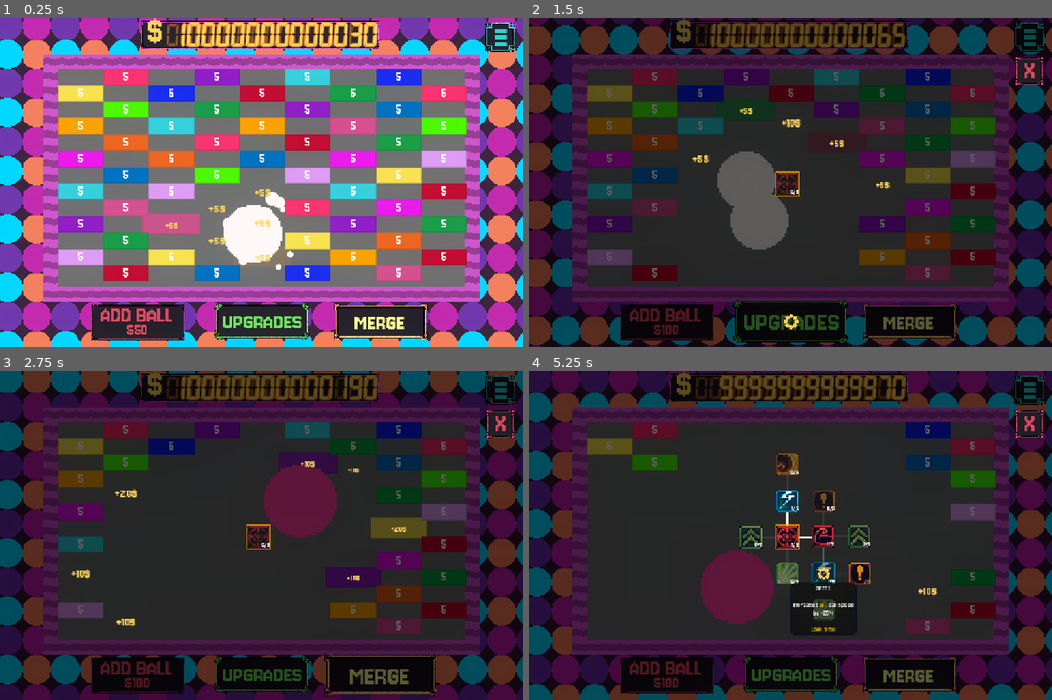
Above: before the commit, frames 1-4 (two rows, left to right).
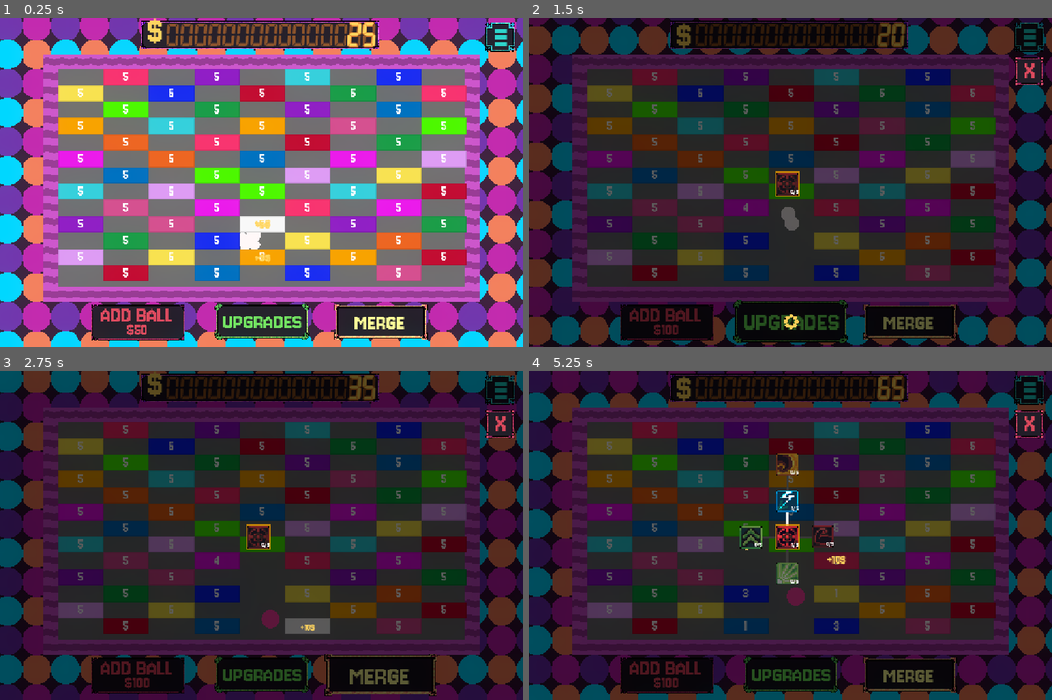
Above: after the commit, the same moments.

Repository: LeviathanGamez/Ouroborb
Game: Godot game, scene res://scenes/Game.tscn
Two runs of this game, one before a commit and one after it. Both use one fixed random seed, a clock stepped at 60 frames per second and the inputs below. This scene is started directly instead of the project's main scene. Sound files missing from this copy of the repository are replaced by a short silence.
Inputs (mouse positions are in pixels of both pictures, inside the frame that each line leads up to):
- Up to frame 1 (0.25 s): no input
- Up to frame 2 (1.5 s): click "ADD BALL" at 0.5 s; click "UPGRADES" at 1.25 s
- Up to frame 3 (2.75 s): click "MERGE" at 2 s
- Up to frame 4 (5.25 s): click (785, 538) at 2.75 s; click (821, 535) at 3.5 s; click (785, 502) at 4.27 s; click (821, 574) at 5.02 s

The runs differ from the first frame. In frame 1, 4.9% of the frame differs, in the area x 27-73%, y 1-77%; in frame 2, 12%; in frame 3, 16%; in frame 4, 22%, in the area x 11-90%, y 0-81%.

Commit message:
Rebalanced

Diff:
--- a/new-game-project/scenes/skill_tree.tscn
+++ b/new-game-project/scenes/skill_tree.tscn
@@ -84,7 +84,7 @@
 offset_right = 130.0
 disabled = true
 stats = ExtResource("16_66wtt")
-price = 1000000
+price = 10000000
 price_type = 1
 
 [node name="UpgradeButton3" parent="UpgradeButton/UpgradeButton2" unique_id=421192538 instance=ExtResource("1_ty3n3")]
@@ -115,7 +115,7 @@
 pivot_offset = Vector2(24.5, 24)
 disabled = true
 stats = ExtResource("8_2gejb")
-price = 100000
+price = 300000
 price_type = 1
 
 [node name="UpgradeButton4" parent="UpgradeButton/UpgradeButton2/UpgradeButton3" unique_id=1037694916 instance=ExtResource("1_ty3n3")]
@@ -178,7 +178,7 @@
 offset_right = 130.0
 disabled = true
 stats = ExtResource("10_qredw")
-price = 400000000
+price = 300000000
 price_type = 1
 
 [node name="UpgradeButton2" parent="UpgradeButton/UpgradeButton2/UpgradeButton3/UpgradeButton4" unique_id=784661668 instance=ExtResource("1_ty3n3")]
@@ -236,7 +236,7 @@
 offset_bottom = 48.0
 disabled = true
 stats = ExtResource("8_2gejb")
-price = 400000
+price = 600000
 price_type = 1
 
 [node name="UpgradeButton8" parent="UpgradeButton/UpgradeButton2/UpgradeButton4" unique_id=140311359 instance=ExtResource("1_ty3n3")]
@@ -284,7 +284,7 @@
 offset_right = 130.0
 disabled = true
 stats = ExtResource("10_qredw")
-price = 300000000
+price = 500000000
 price_type = 1
 
 [node name="UpgradeButton3" parent="UpgradeButton/UpgradeButton2/UpgradeButton4/UpgradeButton8/UpgradeButton7/UpgradeButton2" unique_id=1875156986 instance=ExtResource("1_ty3n3")]
@@ -341,7 +341,7 @@
 pivot_offset = Vector2(24.5, 24)
 disabled = true
 stats = ExtResource("15_jrpp7")
-price = 1000000000
+price = 10000000000
 price_type = 1
 
 [node name="UpgradeButton4" parent="UpgradeButton" unique_id=1001070309 instance=ExtResource("1_ty3n3")]
@@ -401,7 +401,77 @@
 price = 5000
 price_type = 1
 
-[node name="UpgradeButton5" parent="UpgradeButton/UpgradeButton4/UpgradeButton5/UpgradeButton5" unique_id=1193938932 instance=ExtResource("1_ty3n3")]
+[node name="UpgradeButton4" parent="UpgradeButton/UpgradeButton4/UpgradeButton5/UpgradeButton5" unique_id=2108367170 instance=ExtResource("1_ty3n3")]
+layout_mode = 0
+offset_top = -80.0
+offset_right = 48.0
+offset_bottom = -32.0
+disabled = true
+stats = ExtResource("5_h52vt")
+price = 8000
+price_type = 1
+
+[node name="UpgradeButton3" parent="UpgradeButton/UpgradeButton4/UpgradeButton5/UpgradeButton5/UpgradeButton4" unique_id=1739982006 instance=ExtResource("1_ty3n3")]
+layout_mode = 0
+offset_top = -80.0
+offset_bottom = -32.0
+pivot_offset = Vector2(24.5, 24)
+disabled = true
+stats = ExtResource("12_mxcng")
+price = 100000
+price_type = 1
+
+[node name="UpgradeButton5" parent="UpgradeButton/UpgradeButton4/UpgradeButton5/UpgradeButton5/UpgradeButton4" unique_id=644512071 instance=ExtResource("1_ty3n3")]
+layout_mode = 0
+offset_left = -80.0
+offset_right = -32.0
+offset_bottom = 48.0
+disabled = true
+stats = ExtResource("11_qredw")
+price = 300000
+price_type = 1
+
+[node name="UpgradeButton5" parent="UpgradeButton/UpgradeButton4/UpgradeButton5/UpgradeButton5/UpgradeButton4/UpgradeButton5" unique_id=587411464 instance=ExtResource("1_ty3n3")]
+layout_mode = 0
+offset_left = -80.0
+offset_right = -32.0
+offset_bottom = 48.0
+disabled = true
+stats = ExtResource("16_mxcng")
+price = 40000000
+price_type = 1
+
+[node name="UpgradeButton6" parent="UpgradeButton/UpgradeButton4/UpgradeButton5/UpgradeButton5/UpgradeButton4/UpgradeButton5" unique_id=587479641 instance=ExtResource("1_ty3n3")]
+layout_mode = 0
+offset_top = -80.0
+offset_right = 48.0
+offset_bottom = -32.0
+disabled = true
+stats = ExtResource("4_bfm8x")
+price = 200000000
+price_type = 1
+
+[node name="UpgradeButton5" parent="UpgradeButton/UpgradeButton4/UpgradeButton5/UpgradeButton5/UpgradeButton4/UpgradeButton5/UpgradeButton6" unique_id=1313160936 instance=ExtResource("1_ty3n3")]
+layout_mode = 0
+offset_left = -80.0
+offset_right = -32.0
+offset_bottom = 48.0
+disabled = true
+stats = ExtResource("10_qredw")
+price = 500000000
+price_type = 1
+
+[node name="UpgradeButton6" parent="UpgradeButton/UpgradeButton4/UpgradeButton5/UpgradeButton5" unique_id=1804944024 instance=ExtResource("1_ty3n3")]
+layout_mode = 0
+offset_left = -80.0
+offset_right = -32.0
+offset_bottom = 48.0
+disabled = true
+stats = ExtResource("12_n0rm1")
+price = 50000
+price_type = 1
+
+[node name="UpgradeButton5" parent="UpgradeButton/UpgradeButton4/UpgradeButton5/UpgradeButton5/UpgradeButton6" unique_id=1193938932 instance=ExtResource("1_ty3n3")]
 layout_mode = 0
 offset_left = -80.0
 offset_right = -32.0
@@ -411,76 +481,6 @@
 price = 30000
 price_type = 1
 
-[node name="UpgradeButton5" parent="UpgradeButton/UpgradeButton4/UpgradeButton5/UpgradeButton5/UpgradeButton5" unique_id=1804944024 instance=ExtResource("1_ty3n3")]
-layout_mode = 0
-offset_left = -80.0
-offset_right = -32.0
-offset_bottom = 48.0
-disabled = true
-stats = ExtResource("12_n0rm1")
-price = 50000
-price_type = 1
-
-[node name="UpgradeButton4" parent="UpgradeButton/UpgradeButton4/UpgradeButton5/UpgradeButton5" unique_id=2108367170 instance=ExtResource("1_ty3n3")]
-layout_mode = 0
-offset_top = -80.0
-offset_right = 48.0
-offset_bottom = -32.0
-disabled = true
-stats = ExtResource("5_h52vt")
-price = 8000
-price_type = 1
-
-[node name="UpgradeButton3" parent="UpgradeButton/UpgradeButton4/UpgradeButton5/UpgradeButton5/UpgradeButton4" unique_id=1739982006 instance=ExtResource("1_ty3n3")]
-layout_mode = 0
-offset_top = -80.0
-offset_bottom = -32.0
-pivot_offset = Vector2(24.5, 24)
-disabled = true
-stats = ExtResource("12_mxcng")
-price = 30000
-price_type = 1
-
-[node name="UpgradeButton5" parent="UpgradeButton/UpgradeButton4/UpgradeButton5/UpgradeButton5/UpgradeButton4" unique_id=644512071 instance=ExtResource("1_ty3n3")]
-layout_mode = 0
-offset_left = -80.0
-offset_right = -32.0
-offset_bottom = 48.0
-disabled = true
-stats = ExtResource("11_qredw")
-price = 300000
-price_type = 1
-
-[node name="UpgradeButton5" parent="UpgradeButton/UpgradeButton4/UpgradeButton5/UpgradeButton5/UpgradeButton4/UpgradeButton5" unique_id=587411464 instance=ExtResource("1_ty3n3")]
-layout_mode = 0
-offset_left = -80.0
-offset_right = -32.0
-offset_bottom = 48.0
-disabled = true
-stats = ExtResource("16_mxcng")
-price = 10000000
-price_type = 1
-
-[node name="UpgradeButton6" parent="UpgradeButton/UpgradeButton4/UpgradeButton5/UpgradeButton5/UpgradeButton4/UpgradeButton5" unique_id=587479641 instance=ExtResource("1_ty3n3")]
-layout_mode = 0
-offset_top = -80.0
-offset_right = 48.0
-offset_bottom = -32.0
-disabled = true
-stats = ExtResource("4_bfm8x")
-price = 200000000
-price_type = 1
-
-[node name="UpgradeButton5" parent="UpgradeButton/UpgradeButton4/UpgradeButton5/UpgradeButton5/UpgradeButton4/UpgradeButton5/UpgradeButton6" unique_id=1313160936 instance=ExtResource("1_ty3n3")]
-layout_mode = 0
-offset_left = -80.0
-offset_right = -32.0
-offset_bottom = 48.0
-disabled = true
-stats = ExtResource("10_qredw")
-price = 500000000
-price_type = 1
-
 [node name="UpgradeButton6" parent="UpgradeButton/UpgradeButton4/UpgradeButton5" unique_id=1742294755 instance=ExtResource("1_ty3n3")]
 layout_mode = 0
 offset_top = -80.0
@@ -498,7 +498,7 @@
 pivot_offset = Vector2(24.5, 24)
 disabled = true
 stats = ExtResource("16_66wtt")
-price = 100000
+price = 10000000
 price_type = 1
 
 [node name="UpgradeButton7" parent="UpgradeButton/UpgradeButton4" unique_id=1485840593 instance=ExtResource("1_ty3n3")]
@@ -520,17 +520,7 @@
 price = 5000
 price_type = 1
 
-[node name="UpgradeButton5" parent="UpgradeButton/UpgradeButton4/UpgradeButton7/UpgradeButton6" unique_id=2047951827 instance=ExtResource("1_ty3n3")]
-layout_mode = 0
-offset_left = -80.0
-offset_right = -32.0
-offset_bottom = 48.0
-disabled = true
-stats = ExtResource("3_dvtuv")
-price = 5000
-price_type = 1
-
-[node name="UpgradeButton5" parent="UpgradeButton/UpgradeButton4/UpgradeButton7/UpgradeButton6/UpgradeButton5" unique_id=1898091917 instance=ExtResource("1_ty3n3")]
+[node name="UpgradeButton6" parent="UpgradeButton/UpgradeButton4/UpgradeButton7/UpgradeButton6" unique_id=1898091917 instance=ExtResource("1_ty3n3")]
 layout_mode = 0
 offset_left = -80.0
 offset_right = -32.0
@@ -540,6 +530,16 @@
 price = 100000
 price_type = 1
 
+[node name="UpgradeButton5" parent="UpgradeButton/UpgradeButton4/UpgradeButton7/UpgradeButton6/UpgradeButton6" unique_id=2047951827 instance=ExtResource("1_ty3n3")]
+layout_mode = 0
+offset_left = -80.0
+offset_right = -32.0
+offset_bottom = 48.0
+disabled = true
+stats = ExtResource("3_dvtuv")
+price = 100000
+price_type = 1
+
 [node name="UpgradeButton7" parent="UpgradeButton/UpgradeButton4/UpgradeButton7" unique_id=953210013 instance=ExtResource("1_ty3n3")]
 layout_mode = 0
 offset_top = 80.0
@@ -577,7 +577,7 @@
 offset_bottom = 48.0
 disabled = true
 stats = ExtResource("16_66wtt")
-price = 400000
+price = 800000
 price_type = 1
 
 [node name="UpgradeButton5" parent="UpgradeButton/UpgradeButton4/UpgradeButton7/UpgradeButton7/UpgradeButton7/UpgradeButton5" unique_id=1776702426 instance=ExtResource("1_ty3n3")]
@@ -607,7 +607,7 @@
 offset_bottom = 48.0
 disabled = true
 stats = ExtResource("10_qredw")
-price = 100000000
+price = 300000001
 price_type = 1
 
 [node name="UpgradeButton8" parent="UpgradeButton/UpgradeButton4/UpgradeButton7/UpgradeButton7" unique_id=1710796109 instance=ExtResource("1_ty3n3")]
--- a/new-game-project/scripts/add_ball_button.gd
+++ b/new-game-project/scripts/add_ball_button.gd
@@ -13,8 +13,7 @@
 func _on_pressed() -> void:
 	if GlobalGameManager.money >= GlobalGameManager.ball_price:
 		GlobalGameManager.add_count(-GlobalGameManager.ball_price)
-		GlobalGameManager.ball_price += GlobalGameManager.ball_price_increase
-
+		GlobalGameManager.price_increase()
 		var ball_a = ball.instantiate()
 		ball_a.get_node("CharacterBody2D").position = Vector2(550, 350)
 
--- a/new-game-project/scripts/global_game_manager.gd
+++ b/new-game-project/scripts/global_game_manager.gd
@@ -7,17 +7,19 @@
 var label_pool_index = 0
 
 
-var god_mode = true
-var infinite_money = true
+var god_mode = false
+var infinite_money = false
 var screenshake = false
 var paused = false
 
 var money = 0
 var ball_price = 50
 var ball_price_increase = 50
+var ball_price_increase_original = 50
 
 var amount = 8
 var angle = TAU/amount
+var ball_count = 0
 
 var player_strength = 1
 var player_value = 5
@@ -108,3 +110,10 @@
 	print("Ball Mult: x", global_ball_mult, "%")
 	print("Steel: x", global_steel_ball, "%") # +20% each
 	print("Tough: x", global_steel_ball, "%") # +20% each
+
+func price_increase() -> void:
+	ball_price += ball_price_increase
+
+	ball_count += 1
+	if ball_count % 10 == 0:
+		ball_price_increase += ball_price_increase_original
